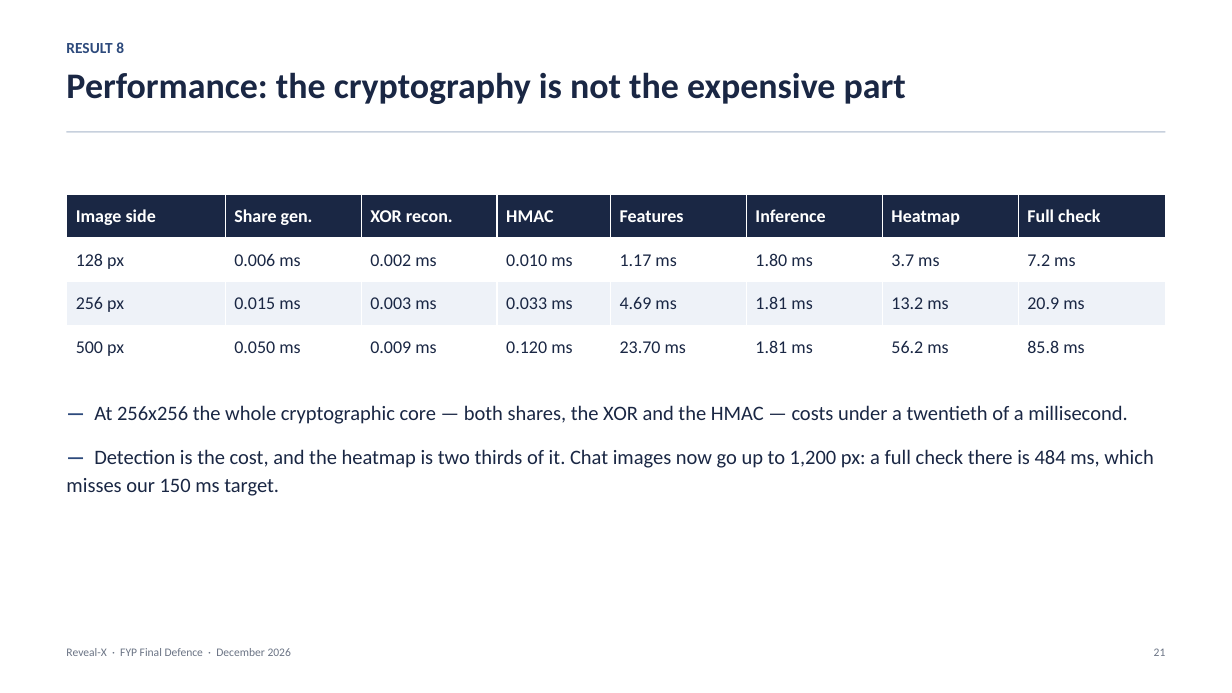
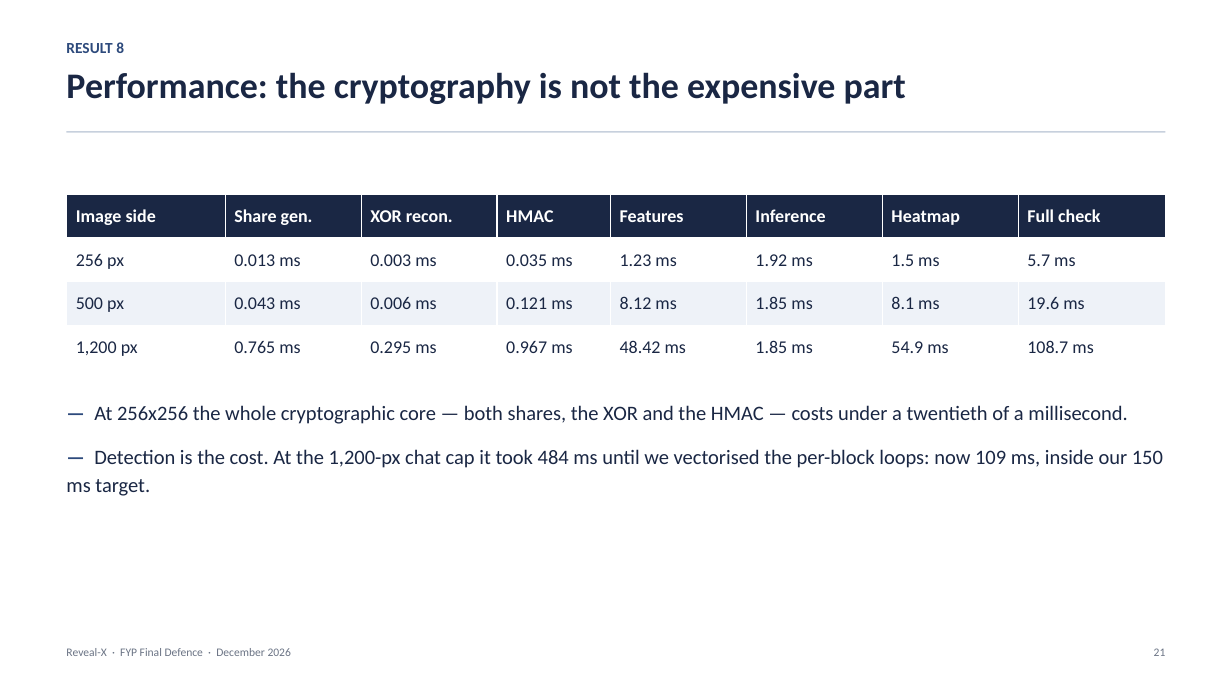
Before and after one commit to 1337PAIN/Reveal-X-chat, a slide deck: slide 21 of Reveal-X_FYP_Presentation.pptx. Drawn at 1232x693 pixels with LibreOffice and Linux fonts; fonts in the diff are those of the drawing. Boxes give left, top, right and bottom in pixels: in the first picture for what was removed or moved away, otherwise in the second. Text is boxed around its words. In the diff, an @@ line names an element or a change of style, - is before the commit and + after.

Commit message:
Make a tamper check at the 1,200-px cap fit its 150 ms budget
A full check at 1,200 x 1,200 took a median 484 ms, missing NFR-5. Almost
all of it was two Python loops over the 5,625 16x16 blocks (block features,
then the heatmap, which also extracted every feature a second time) plus
np.corrcoef copying both 1.4 M-pixel vectors.

Block means and variances now come from integer sums (exact), block entropy
from one histogram over block-tagged pixels, the heatmap reuses predict()'s
block grid, and the neighbour correlations use dot products. Median at
1,200 px is now ~105-109 ms; 500 px 19.6 ms; 256 px 5.7 ms.

The model was trained on the loop's numbers, so tests/test_detector_
vectorised.py keeps the loops as the reference and checks parity on ragged,
tiny, flat and attacked images. scripts/bench_detection.py re-measures.

Report and deck regenerated: Table 5.20 and Fig 5.18 re-measured with a
1,200-px row, NFR-5 now met, recommendation 2 retired, counts updated.

```diff
--- a/Reveal-X_FYP_Presentation.pptx
+++ b/Reveal-X_FYP_Presentation.pptx
@@ table at box(67, 194, 1165, 370) @@
-row 2: 128 px | 0.006 ms | 0.002 ms | 0.010 ms | 1.17 ms | 1.80 ms | 3.7 ms | 7.2 ms
+row 2: 256 px | 0.013 ms | 0.003 ms | 0.035 ms | 1.23 ms | 1.92 ms | 1.5 ms | 5.7 ms
-row 3: 256 px | 0.015 ms | 0.003 ms | 0.033 ms | 4.69 ms | 1.81 ms | 13.2 ms | 20.9 ms
+row 3: 500 px | 0.043 ms | 0.006 ms | 0.121 ms | 8.12 ms | 1.85 ms | 8.1 ms | 19.6 ms
-row 4: 500 px | 0.050 ms | 0.009 ms | 0.120 ms | 23.70 ms | 1.81 ms | 56.2 ms | 85.8 ms
+row 4: 1,200 px | 0.765 ms | 0.295 ms | 0.967 ms | 48.42 ms | 1.85 ms | 54.9 ms | 108.7 ms
@@ text at box(66, 449, 1163, 496): text changed @@
-— Detection is the cost, and the heatmap is two thirds of it. Chat images now go up to 1,200 px: a full check there is 484 ms, which misses our 150 ms target.
+— Detection is the cost. At the 1,200-px chat cap it took 484 ms until we vectorised the per-block loops: now 109 ms, inside our 150 ms target.
```
Also in this commit, not shown: 2 other slides changed, 8 other files.
